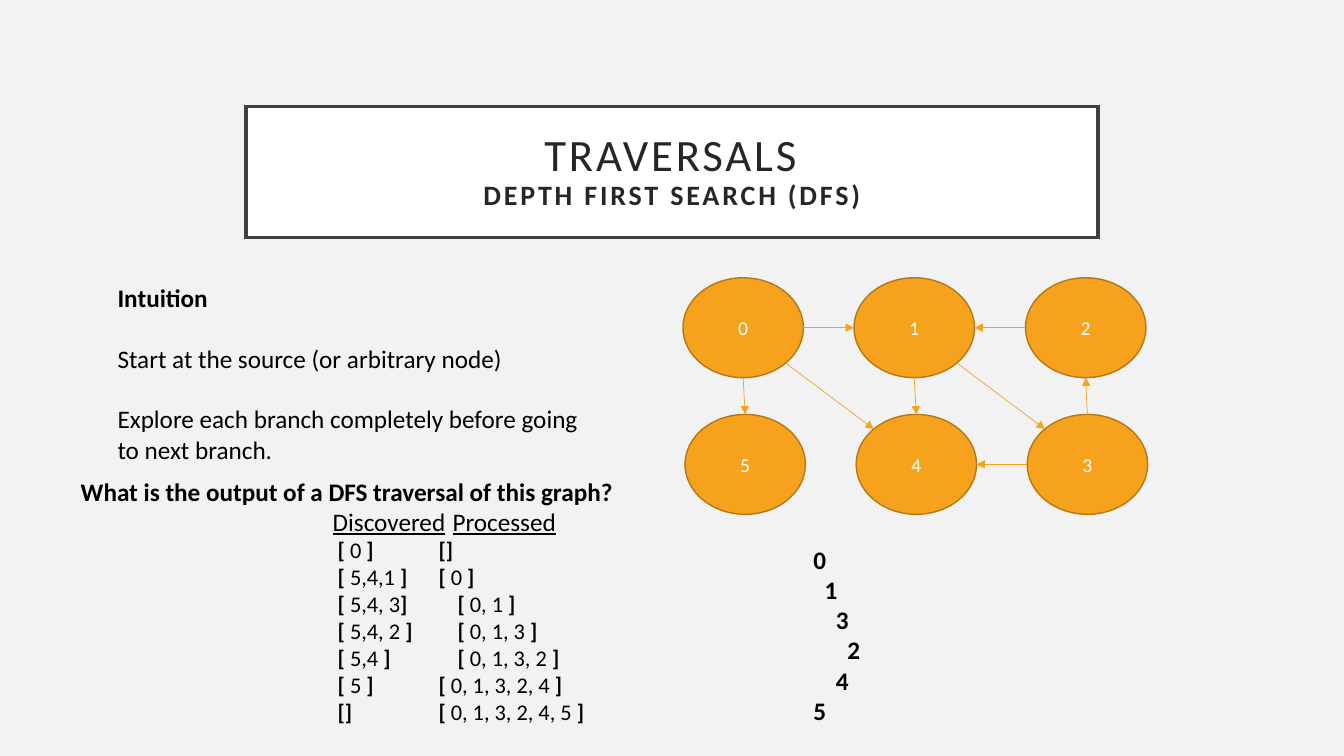
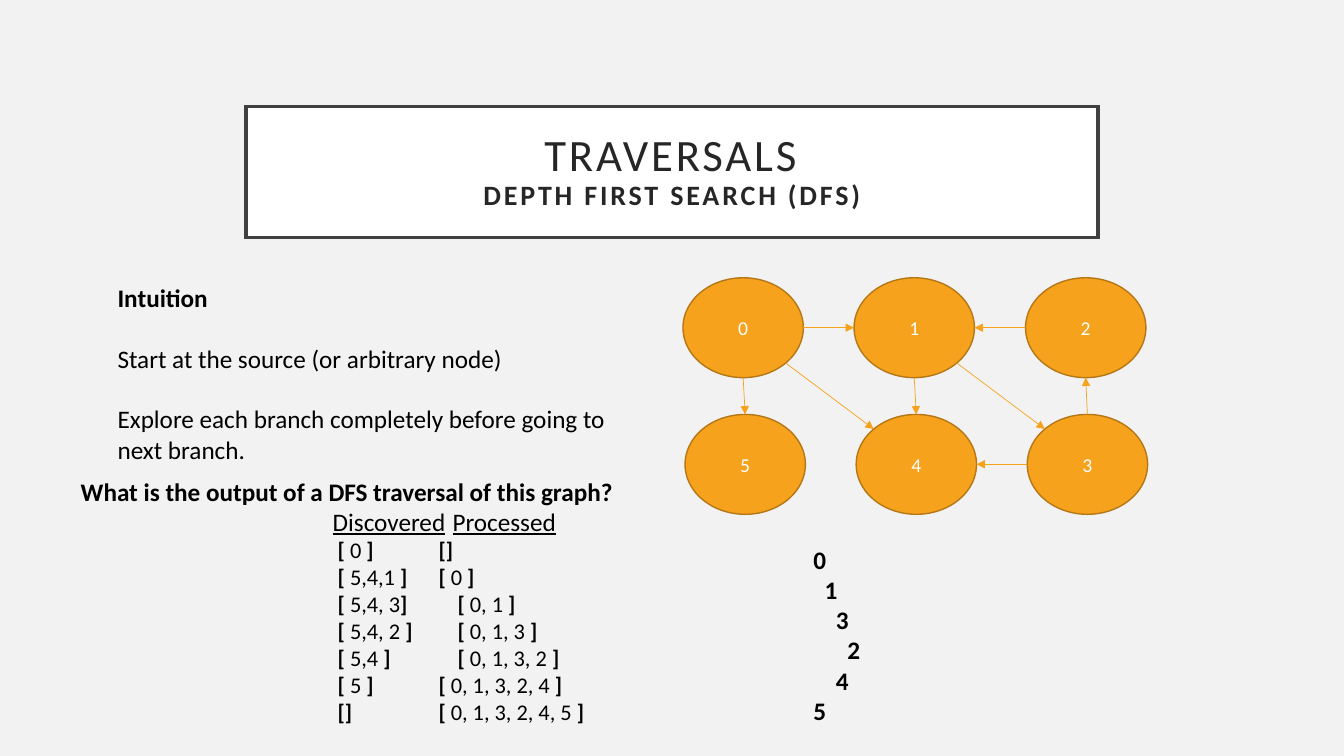
Before and after one commit to sidthekid134/coda-algo-club, a slide deck: slide 39 of Fifth Meeting - Graphs and Trees - 09-27-2017/graphs-and-trees.pptx (slide 38 before the commit). Drawn at 1344x756 pixels with LibreOffice and Linux fonts; fonts in the diff are those of the drawing. Boxes give left, top, right and bottom in pixels: in the first picture for what was removed or moved away, otherwise in the second. Text is boxed around its words. In the diff, an @@ line names an element or a change of style, - is before the commit and + after.

```diff
--- a/Fifth Meeting - Graphs and Trees - 09-27-2017/graphs-and-trees.pptx
+++ b/Fifth Meeting - Graphs and Trees - 09-27-2017/graphs-and-trees.pptx
@@ text "Intuition" rewrapped from [118, 289, 578, 459] to [118, 289, 604, 459] @@
```
Also in this commit, not shown: 4 other slides changed, 1 slide added.
